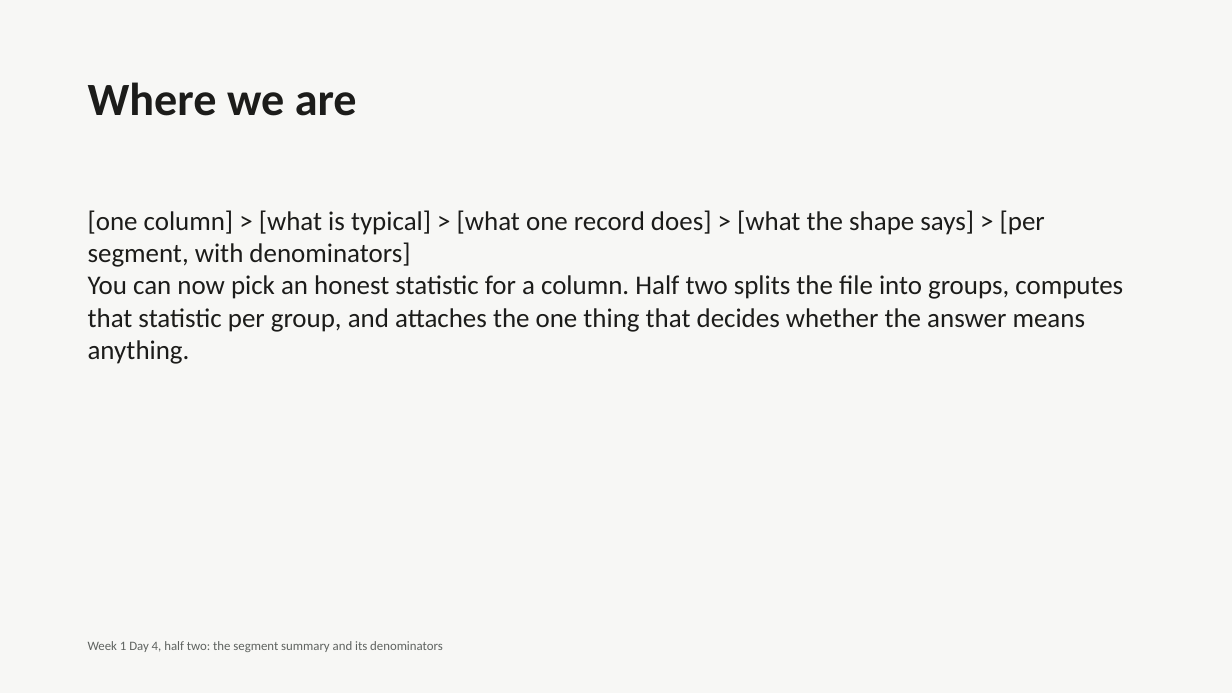
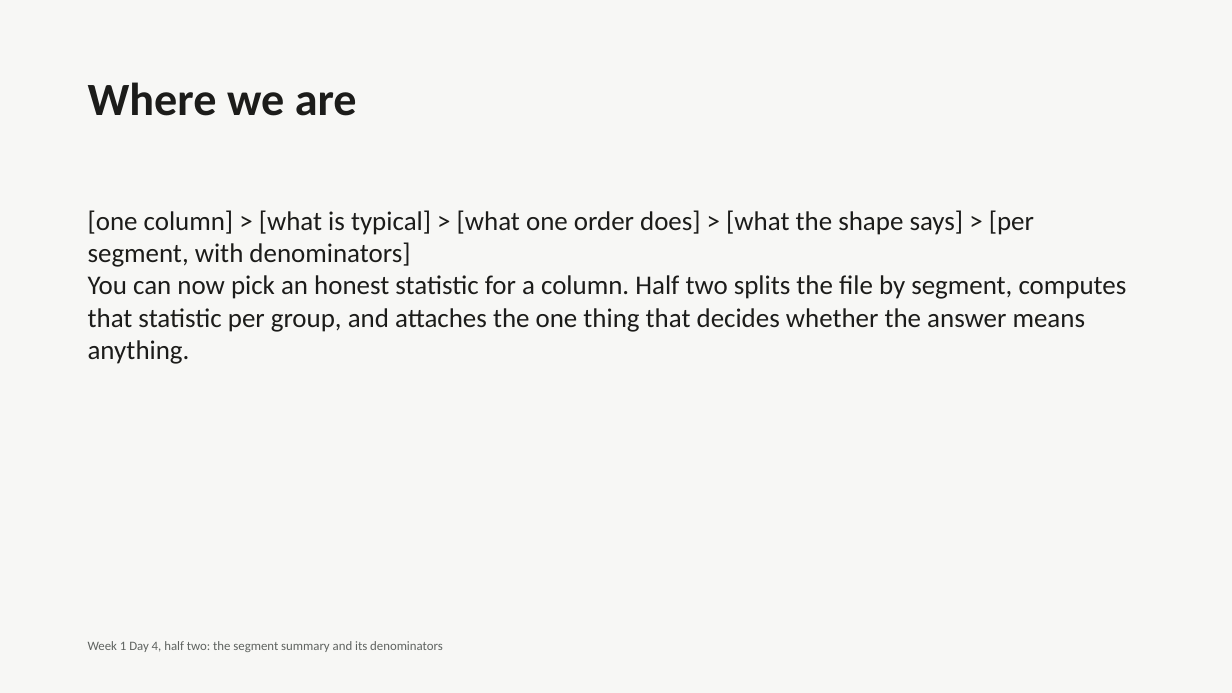
Before and after one commit to fde-academy-lab/c2-content-factory, a slide deck: slide 3 of content/W01/D4/C2_W01_D04_deck_half2_STUDENT.pptx. Drawn at 1232x693 pixels with LibreOffice and Linux fonts; fonts in the diff are those of the drawing. Boxes give left, top, right and bottom in pixels: in the first picture for what was removed or moved away, otherwise in the second. Text is boxed around its words. In the diff, an @@ line names an element or a change of style, - is before the commit and + after.

```diff
--- a/content/W01/D4/C2_W01_D04_deck_half2_STUDENT.pptx
+++ b/content/W01/D4/C2_W01_D04_deck_half2_STUDENT.pptx
@@ text at (88,210,1127,364): text changed @@
-[one column] > [what is typical] > [what one record does] > [what the shape says] > [per segment, with denominators]
-You can now pick an honest statistic for a column. Half two splits the file into groups, computes that statistic per group, and attaches the one thing that decides whether the answer means anything.
+[one column] > [what is typical] > [what one order does] > [what the shape says] > [per segment, with denominators]
+You can now pick an honest statistic for a column. Half two splits the file by segment, computes that statistic per group, and attaches the one thing that decides whether the answer means anything.
```
Also in this commit, not shown: 25 other slides changed, 1 slide added, 24 other files.
